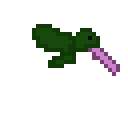
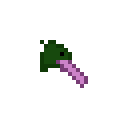
Two versions of the same layered image (128px x 128px). Layer-by-layer changes:
painted on "tounge" over [40, 40, 120, 88]
removed layer "frog_arm" over [32, 24, 100, 56]
